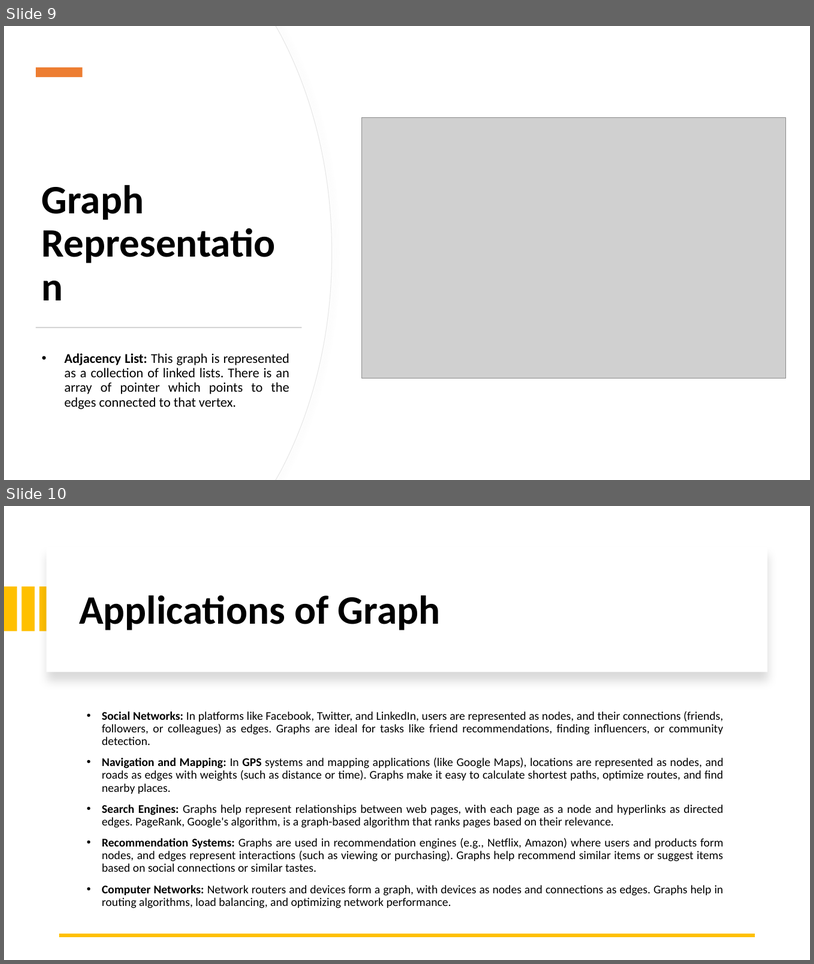
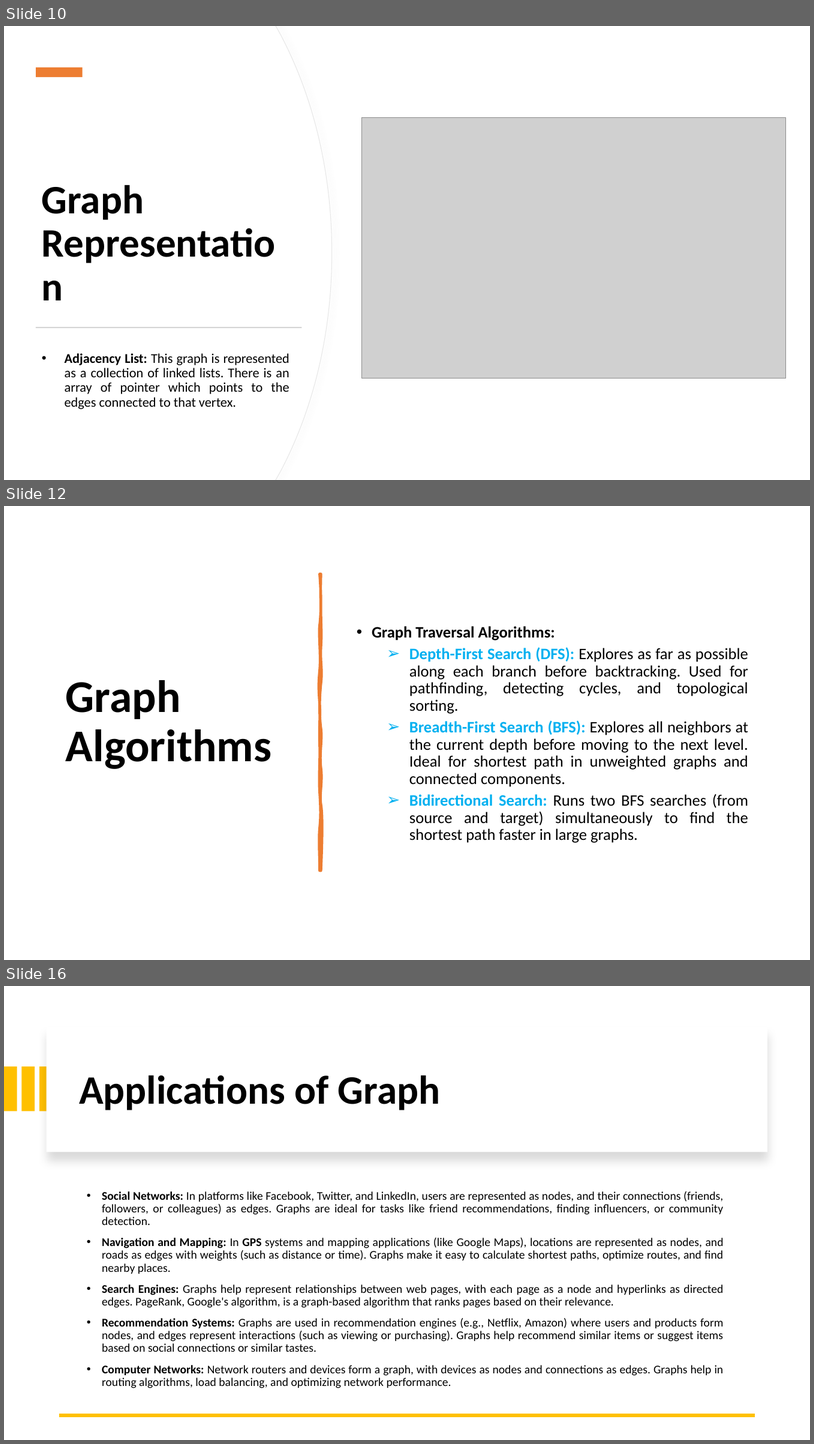
Before and after one commit to alaminbhuyan/DSA-In-Python, a slide deck: Data Structure & Algorithm PDF/Graph Data Structure.pptx. Shown one above the other, each under a label of ours: slides 9 and 10 before the commit, slides 10, 12 and 16 after it; the slides between them are not shown. The pictures are 814x964 and 814x1444 pixels, drawn with LibreOffice and Linux fonts; fonts in the diff are those of the drawing; grey boxes stand for pictures. Boxes give left, top, right and bottom in pixels: in the first picture for what was removed or moved away, otherwise in the second. Text is boxed around its words. In the diff, an @@ line names an element or a change of style, - is before the commit and + after.

Commit message:
Update Graph Data Structure PPTX file
Replaces the previous version of 'Graph Data Structure.pptx' with an updated file. Specific content changes are not detailed in the diff.

```diff
--- a/Data Structure & Algorithm PDF/Graph Data Structure.pptx
+++ b/Data Structure & Algorithm PDF/Graph Data Structure.pptx
@@ slide 12 added at <box>4,506,810,960</box>, background #FFFFFF @@
@@ freeform shape added at <box>320,574,321,870</box>, fill #ED7D31, outline #ED7D31 3.25 pt @@
@@ subtitle added at <box>372,626,749,843</box>, 19 pt, text #000000 @@
+• Graph Traversal Algorithms:
+  ➢ Depth-First Search (DFS): Explores as far as possible along each branch before backtracking. Used for pathfinding, detecting cycles, and topological sorting.
+  ➢ Breadth-First Search (BFS): Explores all neighbors at the current depth before moving to the next level. Ideal for shortest path in unweighted graphs and connected components.
+  ➢ Bidirectional Search: Runs two BFS searches (from source and target) simultaneously to find the shortest path faster in large graphs.
@@ title added at <box>66,680,272,769</box>, 54 pt, text #000000, bold @@
+Graph Algorithms
@@ what was slide 9 is now slide 10 @@
@@ what was slide 10 is now slide 16 @@
```
Also in this commit, not shown: 3 slides changed, 4 other slides added.
